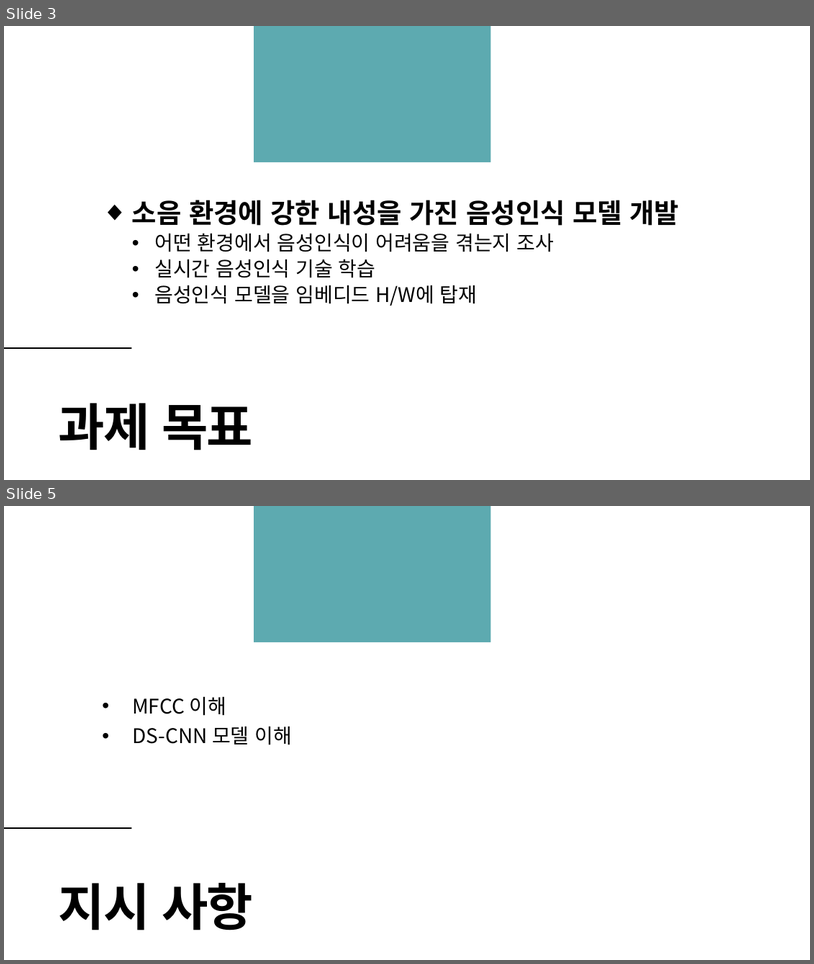
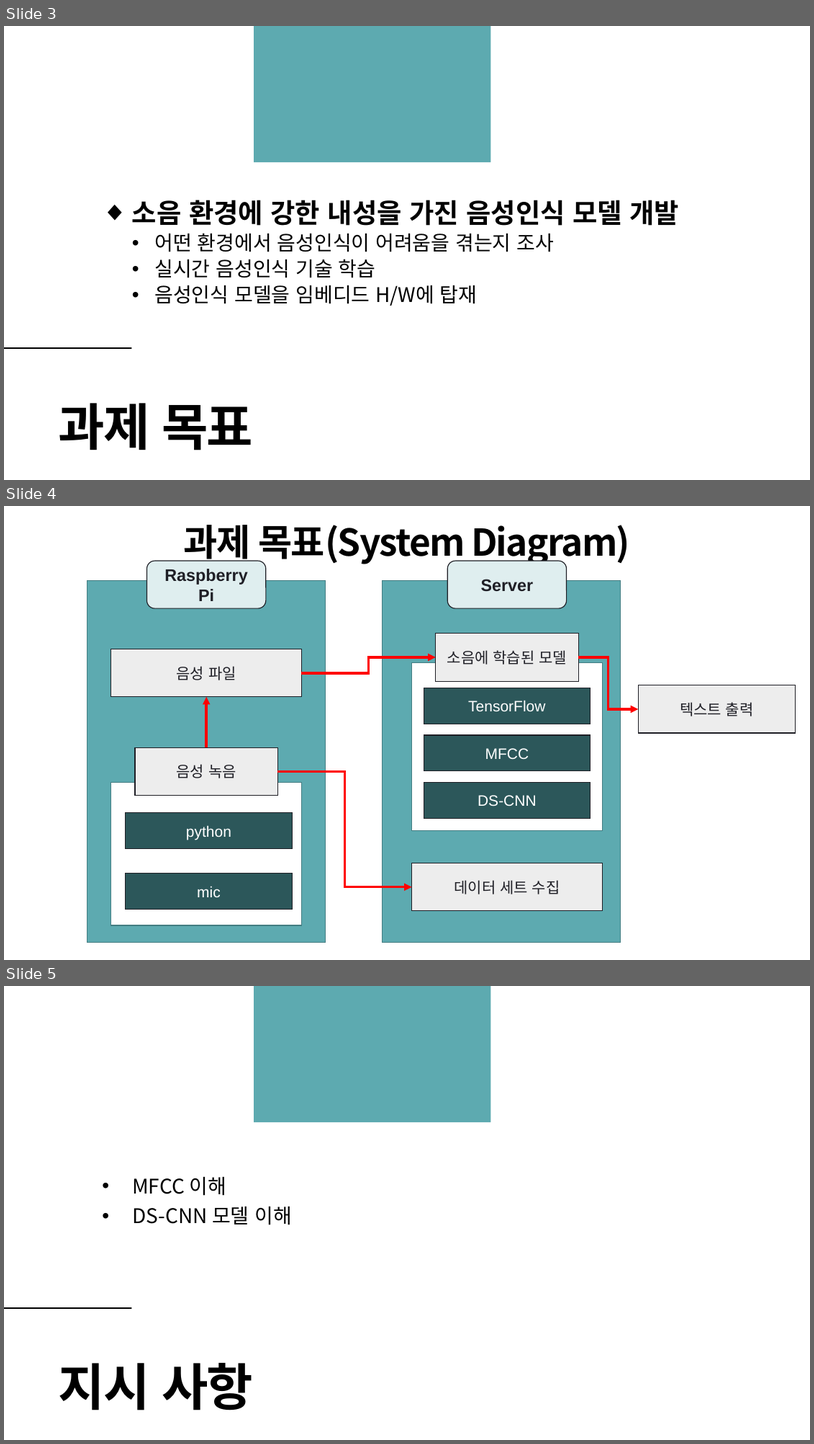
Before and after one commit to TeamPhoneticCode/Report, a slide deck: 2021_졸업과제_1번째_진행보고.pptx. Shown one above the other, each under a label of ours: slides 3 and 5 before the commit, slides 3, 4 and 5 after it; the slides between them are not shown. The pictures are 814x964 and 814x1444 pixels, drawn with LibreOffice and Linux fonts; fonts in the diff are those of the drawing; background and template pictures are left out. Boxes give left, top, right and bottom in pixels: in the first picture for what was removed or moved away, otherwise in the second. Text is boxed around its words. In the diff, an @@ line names an element or a change of style, - is before the commit and + after.

```diff
--- a/2021_졸업과제_1번째_진행보고.pptx
+++ b/2021_졸업과제_1번째_진행보고.pptx
@@ slide 4 added at bbox=[4, 506, 810, 960], background #FFFFFF @@
@@ title added at bbox=[184, 525, 630, 565], 44 pt, text #000000, bold @@
+과제 목표(System Diagram)
@@ rounded rectangle added at bbox=[147, 561, 266, 609], fill #DFEEEF, outline #1F1F26 1 pt, 20 pt, text #1F1F26, bold @@
+Raspberry Pi
@@ rounded rectangle added at bbox=[448, 561, 567, 609], fill #DFEEEF, outline #1F1F26 1 pt, 20 pt, text #1F1F26, bold @@
+Server
@@ rectangle added at bbox=[88, 580, 326, 942], fill #5DAAB0, outline #457E82 1 pt @@
@@ rectangle added at bbox=[383, 580, 621, 942], fill #5DAAB0, outline #457E82 1 pt @@
@@ rectangle added at bbox=[436, 633, 579, 682], fill #EDEDED, outline #1F1F26 1 pt, 18 pt, text #1F1F26 @@
+소음에 학습된 모델
@@ rectangle added at bbox=[111, 649, 301, 698], fill #EDEDED, outline #1F1F26 1 pt, 18 pt, text #1F1F26 @@
+음성 파일
@@ elbow arrow added from (301, 673) to (436, 657), #FF0000 3 pt @@
@@ rectangle added at bbox=[412, 663, 603, 830], fill #FFFFFF, outline #457E82 1 pt @@
@@ elbow arrow added from (579, 657) to (638, 709), #FF0000 3 pt @@
@@ arrow added from (206, 747) to (206, 697), #FF0000 3 pt @@
@@ rectangle added at bbox=[424, 688, 591, 723], fill #2C575A, outline #1F1F26 1 pt, 18 pt, text #FFFFFF @@
+TensorFlow
@@ rectangle added at bbox=[638, 685, 796, 733], fill #EDEDED, outline #1F1F26 1 pt, 18 pt, text #1F1F26 @@
+텍스트 출력
@@ rectangle added at bbox=[424, 735, 591, 771], fill #2C575A, outline #1F1F26 1 pt, 18 pt, text #FFFFFF @@
+MFCC
@@ rectangle added at bbox=[135, 747, 278, 795], fill #EDEDED, outline #1F1F26 1 pt, 18 pt, text #1F1F26 @@
+음성 녹음
@@ rectangle added at bbox=[111, 782, 301, 925], fill #FFFFFF, outline #457E82 1 pt @@
@@ elbow arrow added from (278, 772) to (412, 886), #FF0000 3 pt @@
@@ rectangle added at bbox=[424, 782, 591, 818], fill #2C575A, outline #1F1F26 1 pt, 18 pt, text #FFFFFF @@
+DS-CNN
@@ rectangle added at bbox=[126, 813, 293, 849], fill #2C575A, outline #1F1F26 1 pt, 18 pt, text #FFFFFF @@
+python
@@ rectangle added at bbox=[412, 863, 603, 911], fill #EDEDED, outline #1F1F26 1 pt, 18 pt, text #1F1F26 @@
+데이터 세트 수집
@@ rectangle added at bbox=[126, 873, 293, 909], fill #2C575A, outline #1F1F26 1 pt, 18 pt, text #FFFFFF @@
+mic
```
Also in this commit, not shown: 3 slides changed, 1 slide removed.
